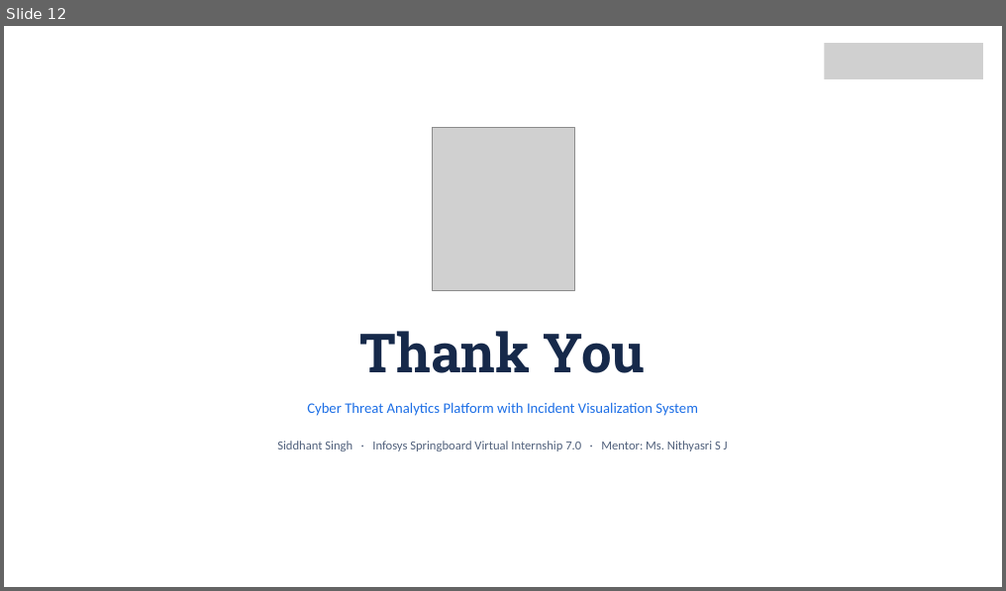
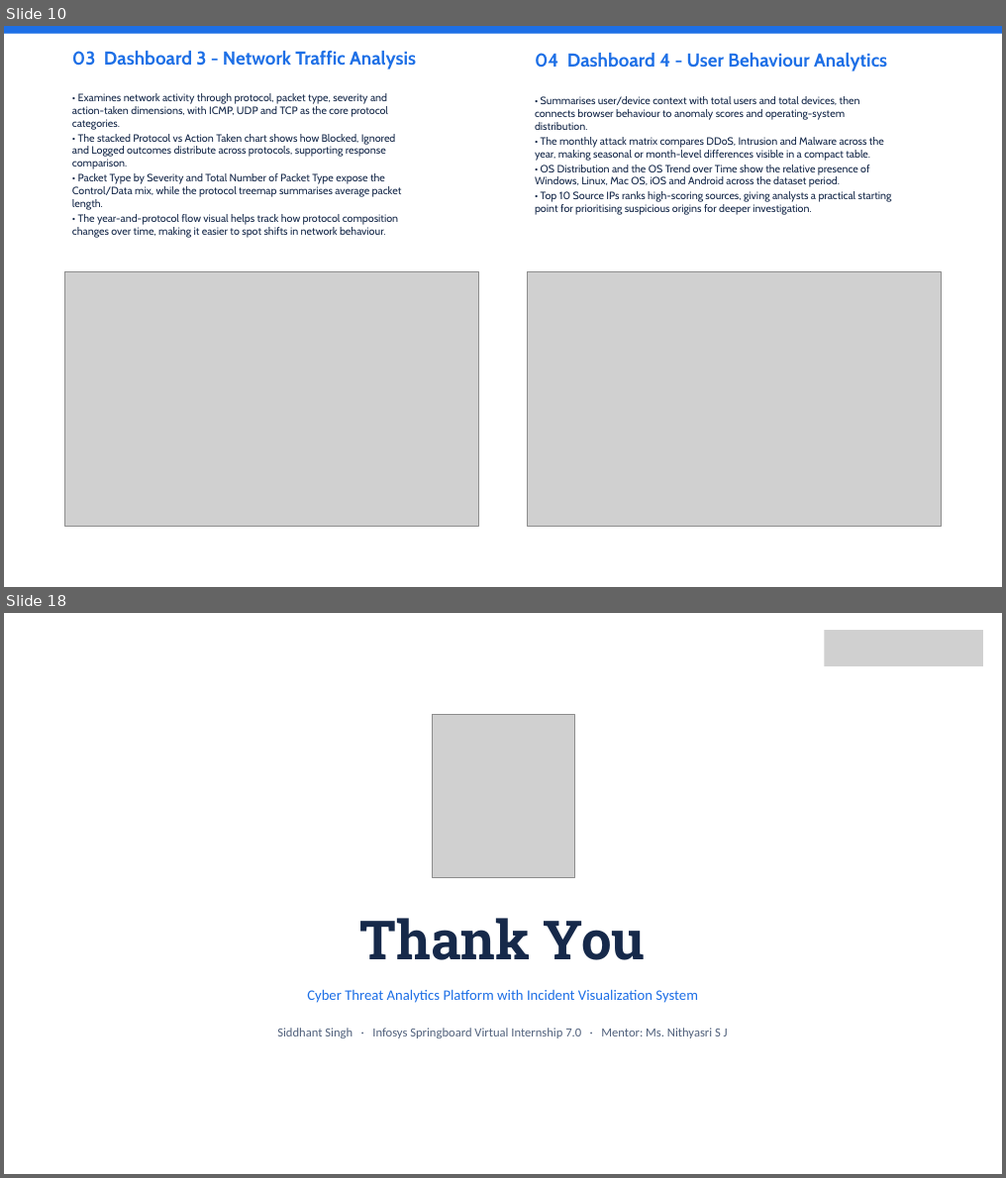
Before and after one commit to priyamsinha23/Infosys-Springboard-Virtual-Internship-7.0-Batch-1-Team-C, a slide deck: Team_Members_PPT/Siddhant.pptx. Shown one above the other, each under a label of ours: slide 12 before the commit, slides 10 and 18 after it; the slides between them are not shown. The pictures are 1006x591 and 1006x1178 pixels, drawn with LibreOffice and Linux fonts; fonts in the diff are those of the drawing; grey boxes stand for pictures; background and template pictures are left out. Boxes give left, top, right and bottom in pixels: in the first picture for what was removed or moved away, otherwise in the second. Text is boxed around its words. In the diff, an @@ line names an element or a change of style, - is before the commit and + after.

```diff
--- a/Team_Members_PPT/Siddhant.pptx
+++ b/Team_Members_PPT/Siddhant.pptx
@@ slide 10 added at [4,26,1002,587], background #FFFFFF @@
@@ rectangle added at [4,26,1002,34], fill #1D6FE6 @@
@@ text added at [72,51,416,70], 18 pt, text #1D6FE6, bold @@
+03 Dashboard 3 - Network Traffic Analysis
@@ text added at [535,53,887,72], 18 pt, text #1D6FE6, bold @@
+04 Dashboard 4 - User Behaviour Analytics
@@ text added at [72,93,402,238], 10.2 pt, text #16294A @@
+• Examines network activity through protocol, packet type, severity and action-taken dimensions, with ICMP, UDP and TCP as the core protocol categories.
+• The stacked Protocol vs Action Taken chart shows how Blocked, Ignored and Logged outcomes distribute across protocols, supporting response comparison.
+• Packet Type by Severity and Total Number of Packet Type expose the Control/Data mix, while the protocol treemap summarises average packet length.
+• The year-and-protocol flow visual helps track how protocol composition changes over time, making it easier to spot shifts in network behaviour.
@@ text added at [535,96,892,215], 10.2 pt, text #16294A @@
+• Summarises user/device context with total users and total devices, then connects browser behaviour to anomaly scores and operating-system distribution.
+• The monthly attack matrix compares DDoS, Intrusion and Malware across the year, making seasonal or month-level differences visible in a compact table.
+• OS Distribution and the OS Trend over Time show the relative presence of Windows, Linux, Mac OS, iOS and Android across the dataset period.
+• Top 10 Source IPs ranks high-scoring sources, giving analysts a practical starting point for prioritising suspicious origins for deeper investigation.
@@ picture added at [64,272,478,526] @@
@@ picture added at [528,272,942,526] @@
@@ what was slide 12 is now slide 18 @@
```
Also in this commit, not shown: 7 slides changed, 8 other slides added, 3 slides removed, 1 other file.
